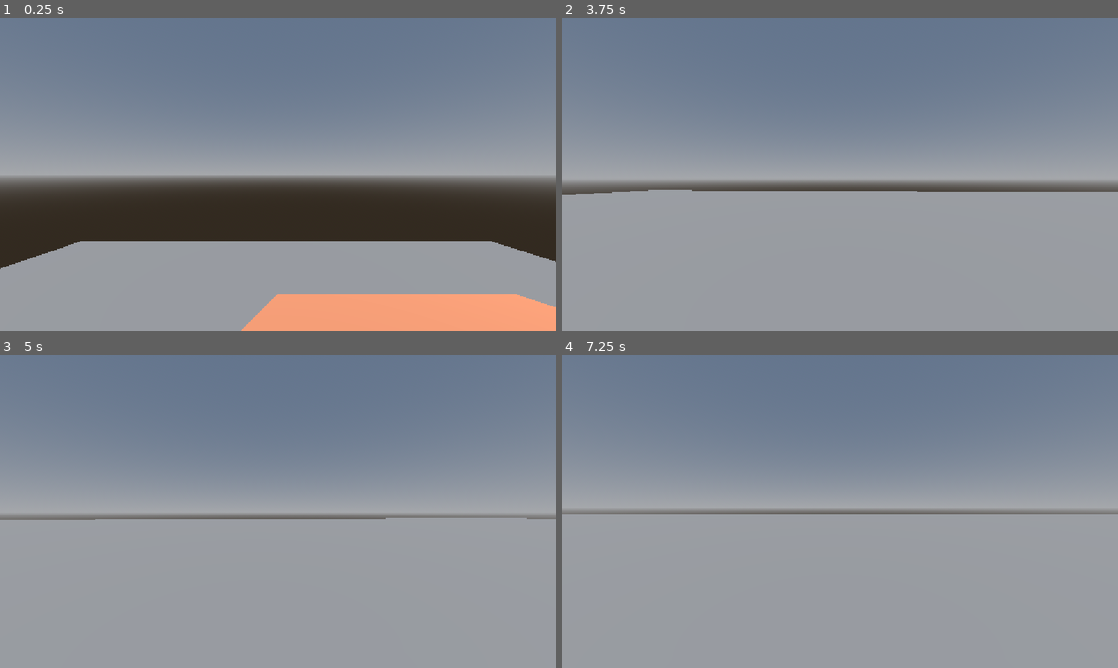
Above: before the commit, frames 1-4 (two rows, left to right).
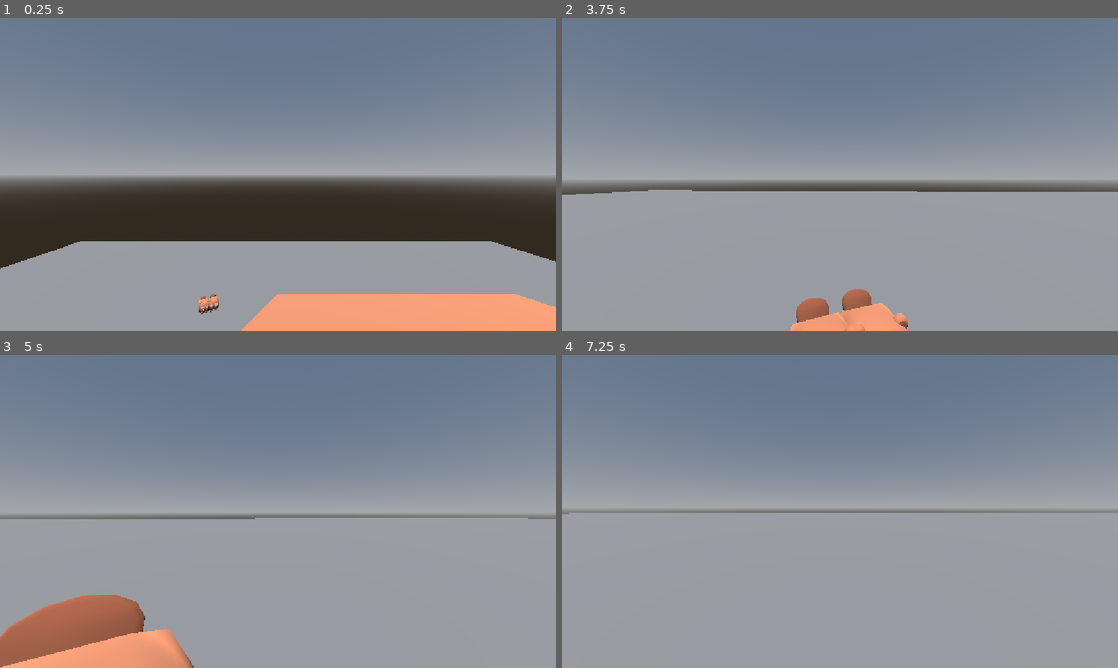
Above: after the commit, the same moments.

Repository: Constanze3/kenney-jam-2026
Game: Godot game, scene res://scenes/game.tscn
Same seed, same stepped clock (60 frames per second), same inputs: the game is played once before the commit and once after it.
Inputs (mouse positions are in pixels of both pictures, inside the frame that each line leads up to):
- Up to frame 1 (0.25 s): no input
- Up to frame 2 (3.75 s): move the mouse to (812, 237) at 0.52 s; hold W (forward) 0.53-2.78 s; tap Space (jump) at 0.6, 0.77, 1.07, 1.35, 1.52, 1.82, 2.1, 2.85, 3.02, 3.32, 3.6 s; click (812, 237) at 0.67 s; move the mouse to (878, 177) at 1.27 s; move the mouse to (795, 171) at 2.02 s; move the mouse to (845, 174) at 2.77 s; hold A (left) 2.78-3.53 s; move the mouse to (817, 168) at 3.52 s; hold W (forward) from 3.53 s (still down)
- Up to frame 3 (5 s): keep holding W (forward); tap Space (jump) at 3.77, 4.07, 4.35, 4.52, 4.82 s; move the mouse to (305, 511) at 4.27 s
- Up to frame 4 (7.25 s): move the mouse to (812, 511) at 5.02 s; tap Space (jump) at 5.1, 5.85, 6.02, 6.32, 6.6, 6.77, 7.07 s; tap Enter at 5.75 s; move the mouse to (851, 505) at 5.77 s; release W (forward) at 5.78 s; hold D (right) 5.78-6.53 s; move the mouse to (834, 517) at 6.52 s; hold W (forward) from 6.53 s (still down)

The runs differ from the first frame. In frame 1, 0.2% of the frame differs, in the area x 35-40%, y 88-95%; in frame 2, 1.8%; in frame 3, 6.2%, in the area x 0-95%, y 52-100%; in frame 4, 0.4%.

Commit message:
feat:implemented waves

Diff:
--- a/data/waves.json
+++ b/data/waves.json
@@ -18,6 +18,13 @@
 			"beaver": 10,
 			"bee":4
 		}
+	},
+	{
+		"duration": 123,
+		"enemy_counts": {
+			"elephant":5,
+			"bee":4
+		}
 	}
 
 ]
--- a/scenes/enemy.tscn
+++ b/scenes/enemy.tscn
@@ -1,6 +1,5 @@
 [gd_scene format=3 uid="uid://b5uwl2dp48qjo"]
 
-[ext_resource type="PackedScene" uid="uid://2khjb6151hp2" path="res://assets/cube_pets/animal-beaver.glb" id="1_7p1mj"]
 [ext_resource type="Script" uid="uid://cbmnohyuxaugi" path="res://scripts/enemy.gd" id="1_md0e3"]
 
 [sub_resource type="BoxShape3D" id="BoxShape3D_pq12f"]
@@ -9,21 +8,23 @@
 [sub_resource type="BoxShape3D" id="BoxShape3D_qlnur"]
 size = Vector3(0.859375, 0.8347168, 0.3421631)
 
-[node name="Enemy" type="CharacterBody3D" unique_id=138548116 node_paths=PackedStringArray("face_area")]
+[node name="Enemy" type="CharacterBody3D" unique_id=138548116 node_paths=PackedStringArray("face_area", "model_parent")]
 axis_lock_angular_x = true
 axis_lock_angular_z = true
 script = ExtResource("1_md0e3")
 face_area = NodePath("FaceTrigger")
+model_parent = NodePath("Node3D")
 jump_force = 10.0
 climbing_velocity = 8.0
 speed = 15.0
+health = 100.0
 
 [node name="CollisionShape3D" type="CollisionShape3D" parent="." unique_id=1250081614]
 transform = Transform3D(1, 0, 0, 0, 1, 0, 0, 0, 1, 0, 0, -0.00024414063)
 shape = SubResource("BoxShape3D_pq12f")
 
-[node name="Beaver" parent="." unique_id=1666300621 instance=ExtResource("1_7p1mj")]
-transform = Transform3D(-1, 0, 8.742278e-08, 0, 1, 0, -8.742278e-08, 0, -1, 0, -0.65160805, 0)
+[node name="Node3D" type="Node3D" parent="." unique_id=1722660422]
+transform = Transform3D(-1, 0, 8.742278e-08, 0, 1, 0, -8.742278e-08, 0, -1, 0, -0.652, 0)
 
 [node name="FaceTrigger" type="Area3D" parent="." unique_id=1548670994]
 transform = Transform3D(1, 0, 0, 0, 1, 0, 0, 0, 1, 0, 0, -0.74459136)
--- a/scenes/enemy_spawner.tscn
+++ b/scenes/enemy_spawner.tscn
@@ -1,6 +1,11 @@
 [gd_scene format=3 uid="uid://c6nf62wo63a4j"]
 
 [ext_resource type="Script" uid="uid://di0kwophmlqrb" path="res://scripts/enemy_spawner.gd" id="1_ks1gq"]
+[ext_resource type="PackedScene" uid="uid://b5uwl2dp48qjo" path="res://scenes/enemy.tscn" id="2_xl0gr"]
+[ext_resource type="JSON" path="res://data/enemies.json" id="3_ih16b"]
 
-[node name="EnemySpawner" type="Node" unique_id=1546374993]
+[node name="EnemySpawner" type="Node3D" unique_id=1012715547]
 script = ExtResource("1_ks1gq")
+enemy_scene = ExtResource("2_xl0gr")
+spawn_radius = 30.0
+enemy_data = ExtResource("3_ih16b")
--- a/scenes/game.tscn
+++ b/scenes/game.tscn
@@ -3,7 +3,6 @@
 [ext_resource type="Script" uid="uid://dneugbi18nmw0" path="res://scripts/game_manager.gd" id="1_iywne"]
 [ext_resource type="PackedScene" uid="uid://c6nf62wo63a4j" path="res://scenes/enemy_spawner.tscn" id="1_uwrxv"]
 [ext_resource type="JSON" path="res://data/waves.json" id="2_u5sy4"]
-[ext_resource type="PackedScene" uid="uid://b5uwl2dp48qjo" path="res://scenes/enemy.tscn" id="2_yqjtg"]
 [ext_resource type="PackedScene" uid="uid://maen18bhyk43" path="res://scenes/player.tscn" id="3_lnu2h"]
 [ext_resource type="Texture2D" uid="uid://d26dikvntj27w" path="res://assets/castle_kit/Textures/colormap.png" id="4_lbhrr"]
 [ext_resource type="PackedScene" uid="uid://c04ejqw8meqcd" path="res://scenes/food.tscn" id="6_p57ef"]
@@ -118,12 +117,10 @@
 wait_timer = 5.0
 wave_data = ExtResource("2_u5sy4")
 
+[node name="EnemySpawner" parent="." unique_id=1012715547 instance=ExtResource("1_uwrxv")]
+
 [node name="Player" parent="." unique_id=432607406 instance=ExtResource("3_lnu2h")]
 transform = Transform3D(1, 0, 0, 0, 1, 0, 0, 0, 1, -3.0830936, 26.331724, -0.040649414)
-
-[node name="EnemySpawner" parent="." unique_id=1546374993 instance=ExtResource("1_uwrxv")]
-enemy_scene = ExtResource("2_yqjtg")
-spawn_radius = 30.0
 
 [node name="DirectionalLight3D" type="DirectionalLight3D" parent="." unique_id=131932769]
 transform = Transform3D(1, 0, 0, 0, 0.3843015, 0.9232077, 0, -0.9232077, 0.3843015, 0, 0.6362133, -20.306286)
--- a/scripts/enemy.gd
+++ b/scripts/enemy.gd
@@ -2,20 +2,42 @@
 extends CharacterBody3D
 
 @export var face_area : Area3D
+@export var model_parent : Node3D
+
 @export_category("Movement")
 @export var jump_force : float
 @export var climbing_velocity : float
 @export var speed = 5.0
+
+@export_category("Enemy Data")
+@export var health : float
+@export var damage : int
 
 @export_group("Debug")
 @export var climbing : bool
 @export var should_jump : bool
 
 
-
 func _ready() -> void:
 	face_area.body_entered.connect(on_body_entered)
 	face_area.body_exited.connect(on_body_exited)
+
+
+#Sets the values from enemies.json
+func set_enemy_data(data : Dictionary) -> void:
+	health = data["health"]
+	damage = data["damage"]
+	speed = data["walk_speed"]
+	climbing_velocity = data["climb_speed"]
+	jump_force = data["jump_height"]
+	scale = Vector3.ONE * float(data["scale"])
+
+	var model_scene = load(data["path"])
+
+	if model_scene and model_parent:
+		var model = model_scene.instantiate()
+		model_parent.add_child(model)
+
 
 func _physics_process(delta: float) -> void:
 	if is_queued_for_deletion():
@@ -46,13 +68,16 @@
 
 	move_and_slide()
 
+
 #Function called when climbing surfaces
 func climb() -> void:
 	velocity.y = climbing_velocity
 
+
 #Used to keep track of the amount of current enemies left in GameManager
 func _exit_tree() -> void:
 	Constants.game_manager.current_enemy_count -= 1
+
 
 func on_body_entered(body: Node3D) -> void:
 	if body is Enemy and body.name != name:
@@ -61,6 +86,7 @@
 		climbing = true
 		return
 
+
 func on_body_exited(body: Node3D) -> void:
 	if body == Constants.game_manager.tower:
 		climbing = false
--- a/scripts/enemy_spawner.gd
+++ b/scripts/enemy_spawner.gd
@@ -1,17 +1,29 @@
-class_name  EnemySpawner
+class_name EnemySpawner
 extends Node
+
 @export var enemy_scene : PackedScene
 @export var spawn_radius : float
 @export var enemy_data : JSON
+
 var angle : float
 
-func spawn_enemies(count : int) -> void:
+
+func spawn_enemies(enemy_name : String, count : int) -> void:
+	var enemy_array = enemy_data.data
+
 	for i in count:
-		var new_enemy := enemy_scene.instantiate() as Node3D
+		var new_enemy := enemy_scene.instantiate() as Enemy
 		add_child(new_enemy)
+
 		angle = randf() * TAU
-		new_enemy.global_position =  (Vector3 (
-				cos(angle) * spawn_radius,
-				10.0,
-				sin(angle) * spawn_radius
-				))
+
+		new_enemy.global_position = Vector3(
+			cos(angle) * spawn_radius,
+			10.0,
+			sin(angle) * spawn_radius
+		)
+
+		for data in enemy_array:
+			if data["name"] == enemy_name:
+				new_enemy.set_enemy_data(data)
+				break
--- a/scripts/game_manager.gd
+++ b/scripts/game_manager.gd
@@ -3,26 +3,30 @@
 
 @export var tower : Node3D
 @export var enemy_spawner : EnemySpawner
+
 @export_category("Tower Data")
 @export var max_tower_health : float
 @export var tower_health : float
+
 @export_category("Enemy/Wave")
 @export var wave_no : int
 @export var current_enemy_count : int
 @export var wave_enemy_count : int
 @export var wait_timer : float
-@export var wave_data: JSON
+@export var wave_data : JSON
 
 
 var wave_ended: bool = false
+
 
 func _enter_tree() -> void:
 	Constants.game_manager = self
 
 
-func _process(delta: float) -> void:
+func _process(_delta: float) -> void:
 	if tower_health <= 0:
 		game_over()
+
 	if current_enemy_count == 0 and !wave_ended:
 		end_wave()
 		wave_ended = true
@@ -33,16 +37,31 @@
 	wave_no = 0
 	start_wave()
 
+
 func start_wave() -> void:
+	if wave_no >= wave_data.data.size():
+		print("All waves finished!")
+		return
+
 	print("New wave started!")
+
+	var current_wave = wave_data.data[wave_no]
+	var enemy_counts = current_wave["enemy_counts"]
+
+	wave_enemy_count = 0
+
+	for enemy_name in enemy_counts:
+		var enemy_count = int(enemy_counts[enemy_name])
+
+		wave_enemy_count += enemy_count
+		enemy_spawner.spawn_enemies(enemy_name, enemy_count)
+
+	current_enemy_count = wave_enemy_count
 	wave_no += 1
+	wave_ended = false
 
-	#wave_enemy_count = wave_array[wave_no]
-	#current_enemy_count = wave_enemy_count
+	return
 
-	#enemy_spawner.spawn_enemies(wave_array[wave_no])
-	#wave_ended = false
-	return
 
 func end_wave() -> void:
 	print("Wave ended!")
@@ -50,8 +69,10 @@
 	start_wave()
 	return
 
-func damage_tower (damage_amount : int) -> void:
+
+func damage_tower(damage_amount : int) -> void:
 	tower_health = tower_health - damage_amount
+
 
 func game_over() -> void:
 	return
